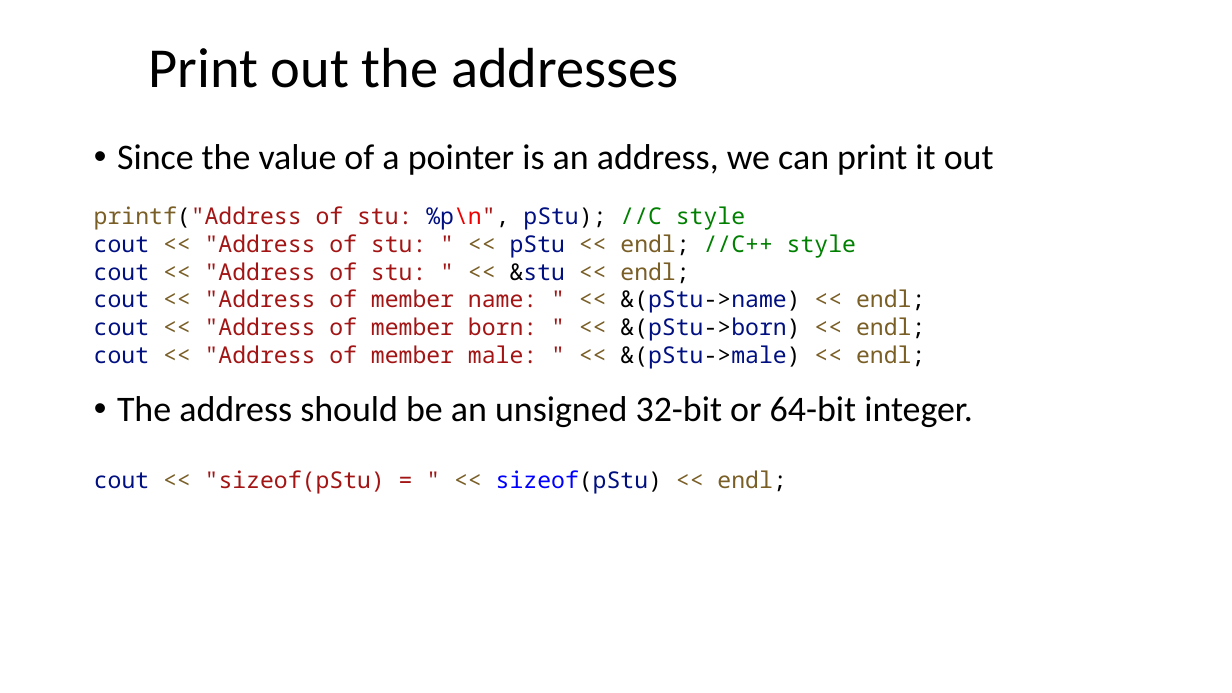
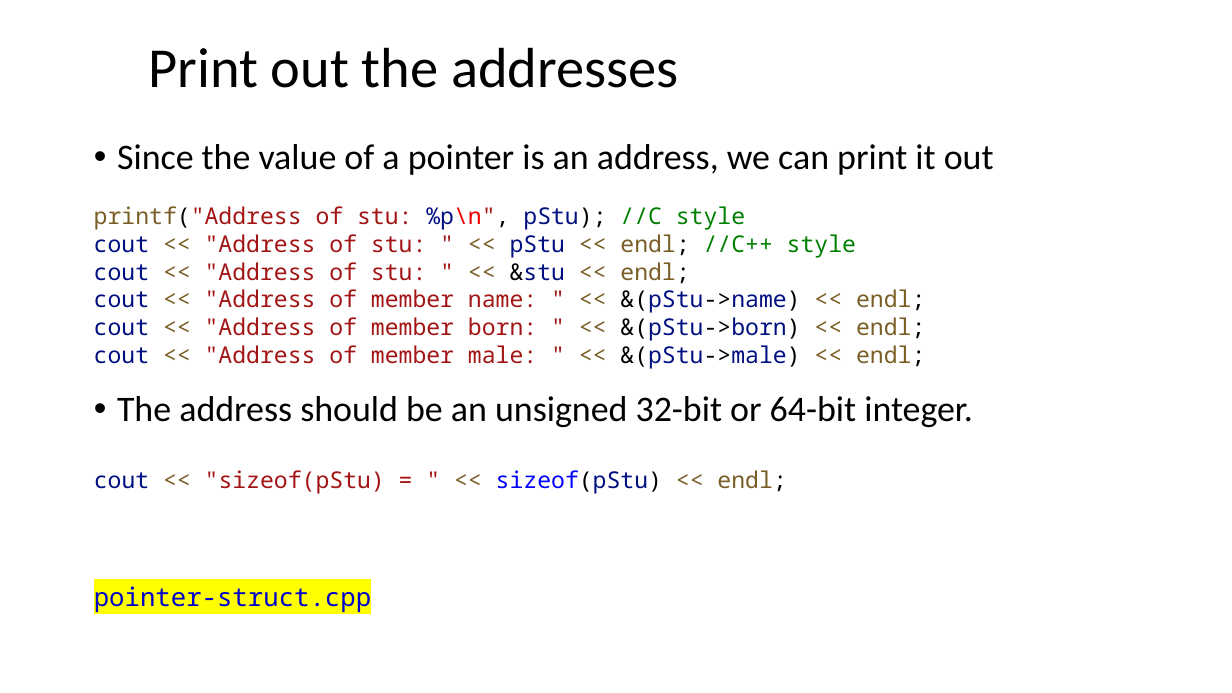
Before and after one commit to dayekuaipao/CPPLearning, a slide deck: slide 6 of week05/Lecture05.pptx. Drawn at 1232x693 pixels with LibreOffice and Linux fonts; fonts in the diff are those of the drawing; background and template pictures are left out. Boxes give left, top, right and bottom in pixels: in the first picture for what was removed or moved away, otherwise in the second. Text is boxed around its words. In the diff, an @@ line names an element or a change of style, - is before the commit and + after.

```diff
--- a/week05/Lecture05.pptx
+++ b/week05/Lecture05.pptx
@@ rectangle added at [85, 576, 384, 616], fill #FFFFFF, 20 pt, text #0000CC @@
+pointer-struct.cpp
```
Also in this commit, not shown: 2 other slides changed, 2 other files.
